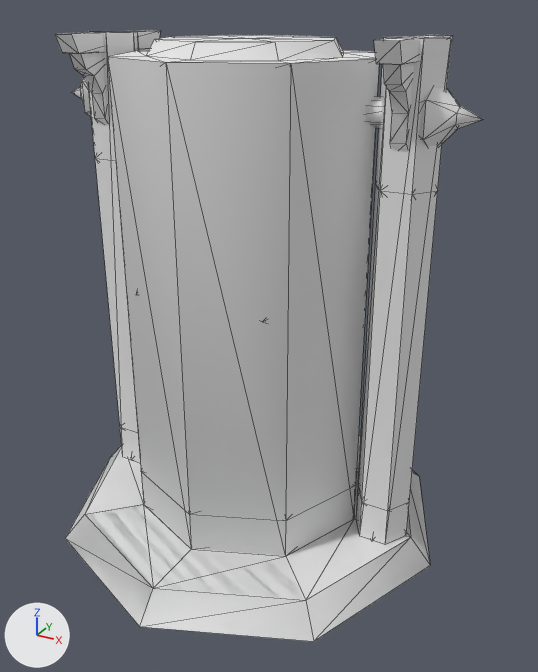
Renders of the glTF model Project/area/7 night palace/object/model/obstacle/Hourglass.gltf from each side of a commit.
One viewpoint serves both versions: a 50 mm camera at (5.15, -8.82, 7.54) aimed at (0.33, -0.05, 3.16). Lighting does not change. The marker at lower left points along +X, +Y and +Z. Mesh edges are drawn as thin lines.

The scene before the commit, as lines of its bpy script (objects in view):
```python
me_hourglassbasemesh = bpy.data.meshes.new('HourglassBaseMesh')
me_hourglassbasemesh.from_pydata(...)  # 794 vertices, 1366 faces; spans x -3.07..3.07, y -3.02..3.02, z 0.0..7.24
# faces by material slot: [1102, 8, 256]
me_hourglassbasemesh.materials.append(mat_hourglass)
me_hourglassbasemesh.materials.append(mat_hourglass_sand)
me_hourglassbasemesh.materials.append(mat_hourglass_glass)
me_hourglasscollisionfloor = bpy.data.meshes.new('HourglassCollisionFloor')
me_hourglasscollisionfloor.from_pydata(...)  # 9 vertices, 8 faces; spans x -2.69..2.69, y -2.69..2.69, z 0.39
me_hourglasscollisionwall = bpy.data.meshes.new('HourglassCollisionWall')
me_hourglasscollisionwall.from_pydata(...)  # 56 vertices, 56 faces; spans x -3.02..3.02, y -3.02..3.02, z 0.0..7.24
ob_hourglassbasemesh = bpy.data.objects.new('HourglassBaseMesh', me_hourglassbasemesh)
ob_hourglassbasemesh.location = (0.0, 0.0, 0.0)
ob_hourglasscollisionfloor = bpy.data.objects.new('HourglassCollisionFloor', me_hourglasscollisionfloor)
ob_hourglasscollisionfloor.location = (0.0, 0.0, 0.0)
ob_hourglasscollisionwall = bpy.data.objects.new('HourglassCollisionWall', me_hourglasscollisionwall)
ob_hourglasscollisionwall.location = (0.0, 0.0, 0.0)
```
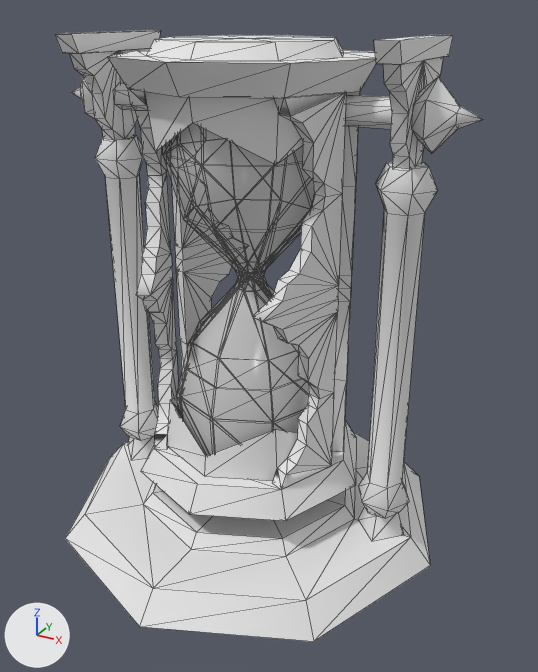
The change in detail:
Object 'HourglassCollisionFloor' (ob_hourglasscollisionfloor) is deleted.
Object 'HourglassCollisionWall' (ob_hourglasscollisionwall) is deleted.

Pixel boxes (x1, y1, x2, y2) of what changed, in the pictures (538 x 672 px):
'HourglassCollisionWall', deleted: before (67, 31, 451, 642)
'HourglassCollisionFloor', deleted: before (85, 435, 410, 599)
'HourglassBaseMesh', unchanged, uncovered by the edit: before (55, 30, 483, 641); after (55, 30, 483, 642)
'HourglassSandTopMesh', unchanged, uncovered by the edit: after (181, 276, 309, 456)
